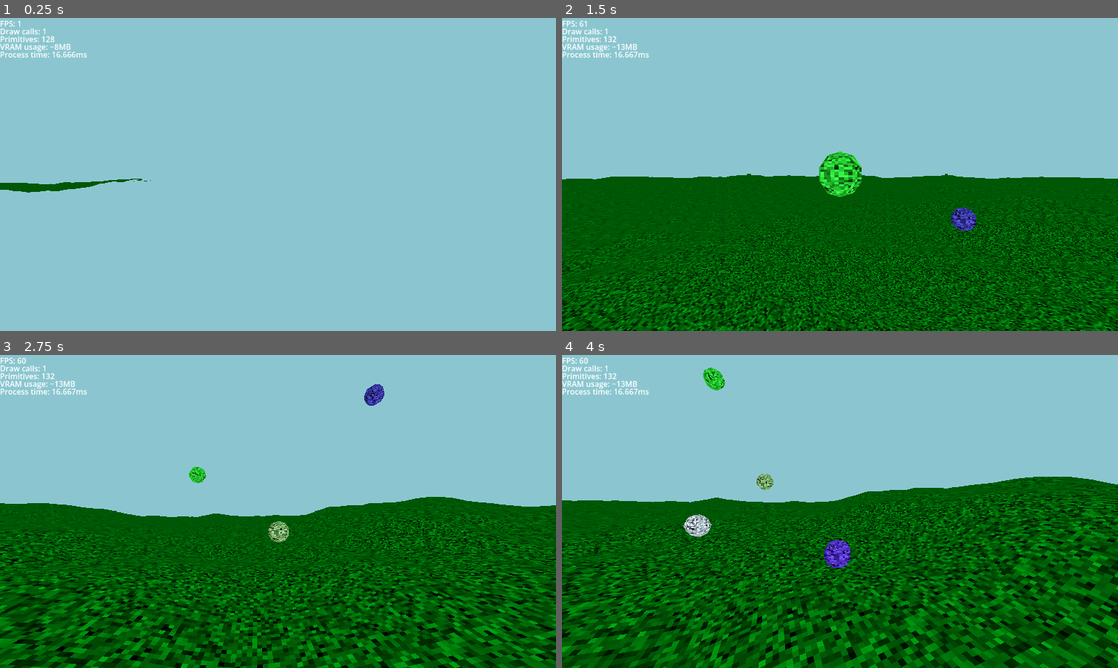
Above: before the commit, frames 1-4 (two rows, left to right).
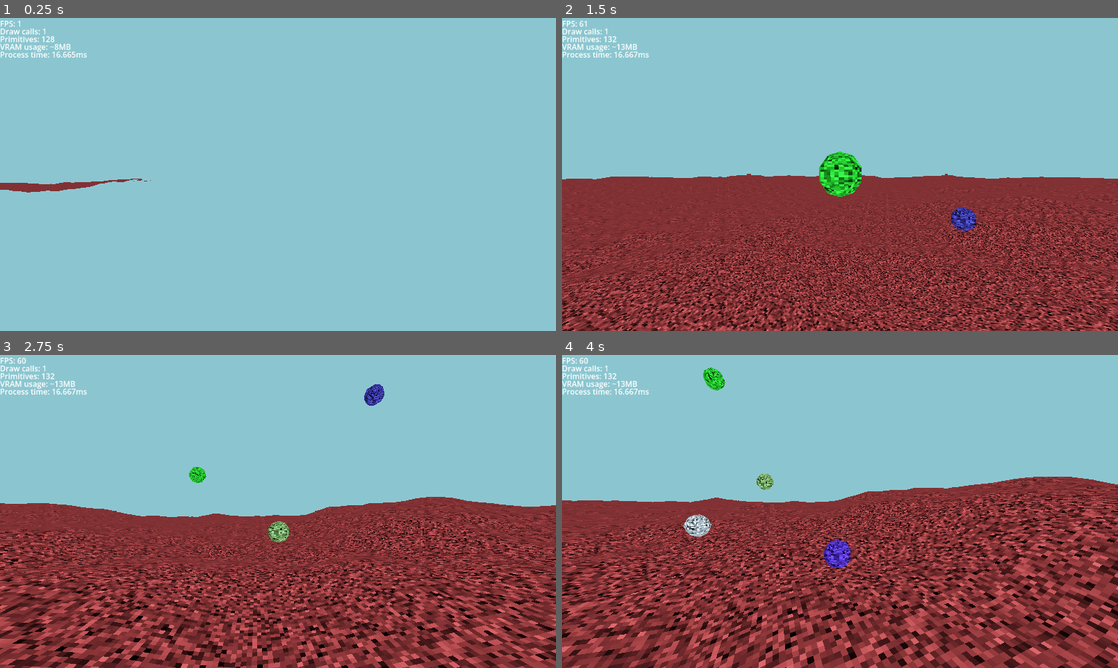
Above: after the commit, the same moments.

Repository: omthegg/NoiseShooter
Game: Godot game, scene res://source/scene_manager/scene_manager.tscn
The game is run twice, just before and just after one commit, with the same random seed, the same clock (stepped at 60 frames per second) and the same inputs. The engine's default icon, where the game draws it, is replaced by a stand-in: a white triangle on a blue panel in a dark square.
Inputs (mouse positions are in pixels of both pictures, inside the frame that each line leads up to):
- Up to frame 1 (0.25 s): no input
- Up to frame 2 (1.5 s): move the mouse to (867, 174) at 0.52 s; hold W (move_forward) from 0.53 s (still down); click (867, 174) at 0.6 s; tap Space (jump) at 0.77 s; move the mouse to (812, 174) at 1.27 s; click (812, 174) at 1.35 s
- Up to frame 3 (2.75 s): keep holding W (move_forward); tap Space (jump) at 1.52 s; move the mouse to (289, 505) at 2.02 s; click (289, 505) at 2.1 s
- Up to frame 4 (4 s): keep holding W (move_forward); move the mouse to (834, 517) at 2.77 s; click (834, 517) at 2.85 s; tap Space (jump) at 3.02, 3.77 s; move the mouse to (878, 514) at 3.52 s; click (878, 514) at 3.6 s

The runs differ from the first frame. In frame 1, 0.4% of the frame differs, in the area x 0-28%, y 10-56%; in frame 2, 48%; in frame 3, 50%; in frame 4, 55%, in the area x 0-100%, y 38-100%.

Commit message:
Made ground color random

Diff:
--- /dev/null
+++ b/source/world/default_ground_material.tres
@@ -0,0 +1,17 @@
+[gd_resource type="StandardMaterial3D" format=3 uid="uid://ctjl3c0rxdc5y"]
+
+[sub_resource type="FastNoiseLite" id="FastNoiseLite_06lkf"]
+frequency = 1.0
+
+[sub_resource type="NoiseTexture2D" id="NoiseTexture2D_ibvgw"]
+width = 32
+height = 32
+noise = SubResource("FastNoiseLite_06lkf")
+
+[resource]
+albedo_color = Color(0, 0.4427083, 0.06076391, 1)
+albedo_texture = SubResource("NoiseTexture2D_ibvgw")
+uv1_scale = Vector3(0.25, 0.25, 0.25)
+uv1_triplanar = true
+uv1_world_triplanar = true
+texture_filter = 2
--- a/source/world/world.gd
+++ b/source/world/world.gd
@@ -5,6 +5,7 @@
 const chunk_dimension:int = 40
 
 var chunk_packed_scene:PackedScene = preload("res://source/chunk/chunk.tscn")
+var default_ground_material:StandardMaterial3D = preload("res://source/world/default_ground_material.tres")
 
 var loaded_chunks:PackedVector3Array = []
 var chunks_to_load:PackedVector3Array = []
@@ -13,6 +14,14 @@
 var chunk_check_thread:Thread = Thread.new()
 
 var render_distance:int = 5
+
+var ground_material:StandardMaterial3D
+
+func _ready() -> void:
+	ground_material = default_ground_material.duplicate(true)
+	var ground_color:Color = Color.LAWN_GREEN
+	ground_color = Color8(randi_range(0, 255), randi_range(0, 255), randi_range(0, 255))
+	ground_material.albedo_color = ground_color
 
 
 func _physics_process(_delta: float) -> void:
@@ -90,6 +99,7 @@
 	chunk.global_position = Vector3(x, 0.0, z)
 	chunk.name = str(chunk.global_position)
 	chunk.dimension = chunk_dimension
+	chunk.mesh_instance.material_override = ground_material
 	chunk.generate(noise_texture.noise)
 
 	chunks_to_load.erase(Vector3(x, 0.0, z))
Not shown: 2 places in source/chunk/chunk.tscn that only renumber resources
